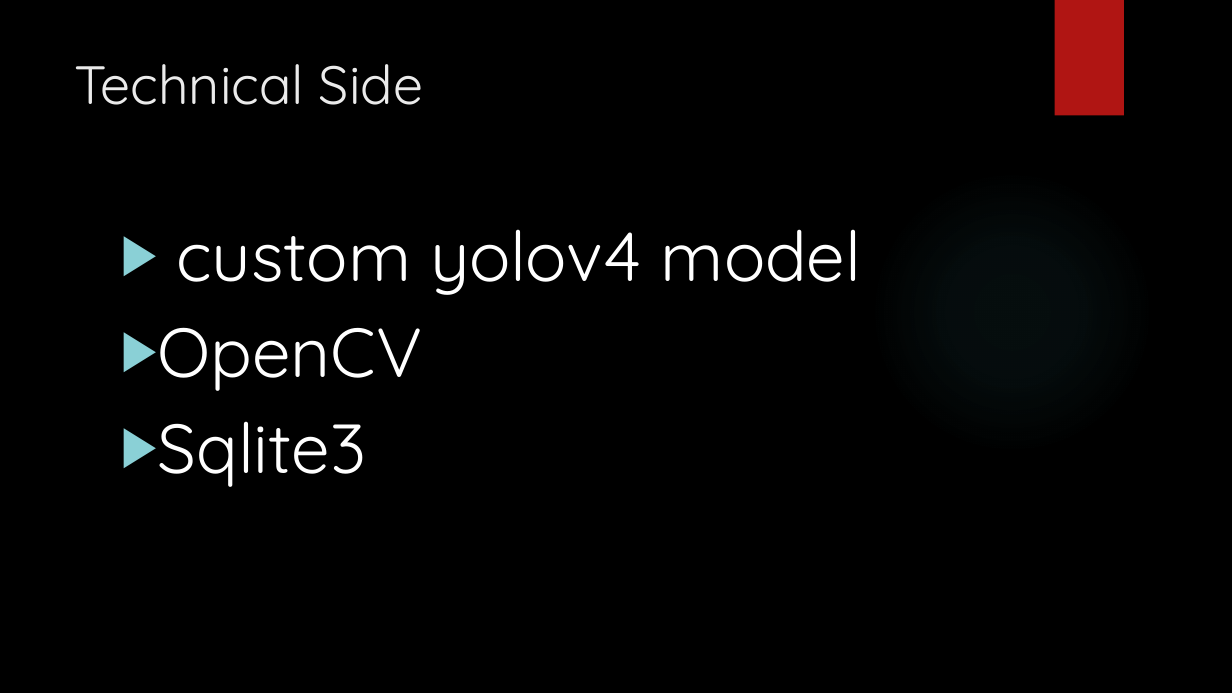
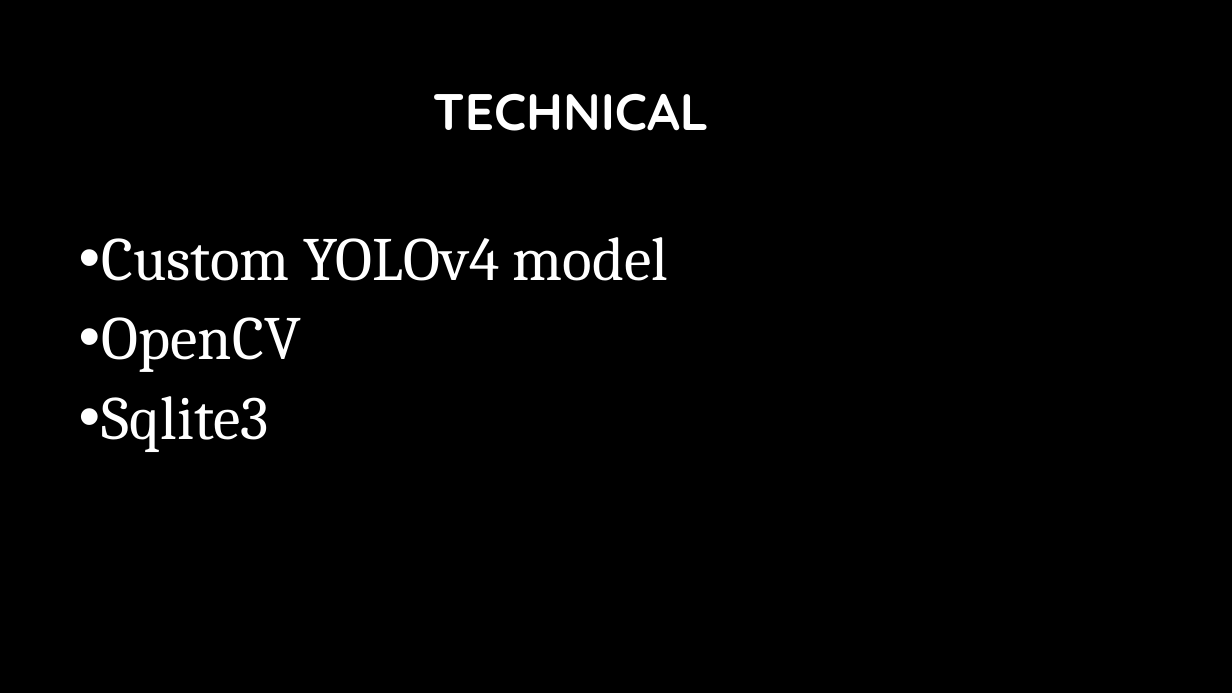
Before and after one commit to LukeHerbst/autocheckout_yolo, a slide deck: slide 8 of AI Automated checkout [Autosaved].pptx (slide 7 before the commit). Drawn at 1232x693 pixels with LibreOffice and Linux fonts; fonts in the diff are those of the drawing; background and template pictures are left out. Boxes give left, top, right and bottom in pixels: in the first picture for what was removed or moved away, otherwise in the second. Text is boxed around its words. In the diff, an @@ line names an element or a change of style, - is before the commit and + after.

```diff
--- a/AI Automated checkout [Autosaved].pptx
+++ b/AI Automated checkout [Autosaved].pptx
@@ rectangle removed at [1055, 0, 1124, 116] @@
@@ title "TECHNICAL" at [433, 93, 709, 131]: vertical alignment top to middle @@
@@ title at [433, 93, 709, 131]: text changed; size 42 to 40 pt; text colour #EBEBEB to #FFFFFF; bold on @@
-Technical Side
+TECHNICAL
@@ text "Custom YOLOv4 model": place and size @@
-text "Custom YOLOv4 model" at [157, 229, 862, 487]
+text "Custom YOLOv4 model" at [102, 237, 669, 452]
@@ text at [102, 237, 669, 281]: text changed; size 54 to 48 pt; font Quicksand to Cambria @@
-▶ custom yolov4 model
+• Custom YOLOv4 model
@@ text at [102, 317, 301, 452]: size 54 to 48 pt, font Quicksand to Cambria in "OpenCV", "Sqlite3"; bullet ▶ to •; line spacing 1 to 0.9 @@
```
Also in this commit, not shown: 11 other slides changed, 7 slides added, 4 slides removed, 5 other files.
